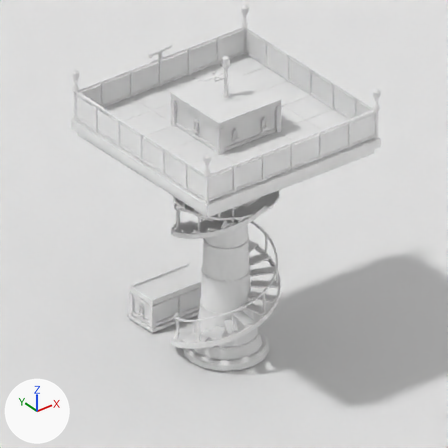
What one commit did to the Blender file src/DeepFrontier/Art/Source/ObservationDeck-ReferenceStudy.blend.
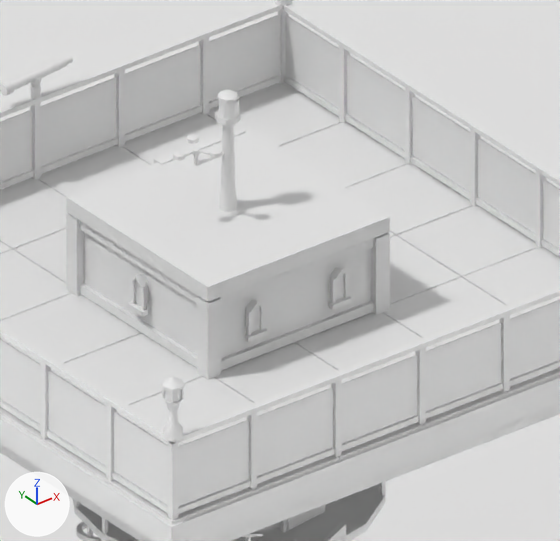
The first picture shows the older version from the file's camera 'Camera'. The close-ups show the older and then the newer version on the part from 33% to 76% of the width and 6% to 47% of the height of that picture. Only the edits that show in the close-ups are written down. The axes (+X, +Y, +Z) are drawn at lower left. The lights are the same throughout. Materials are left out; every surface is plain grey.

The first close-up shows 'ObservationDeck.Architecture', 'ObservationDeck.Telescope', 'Plane' and 2 more.
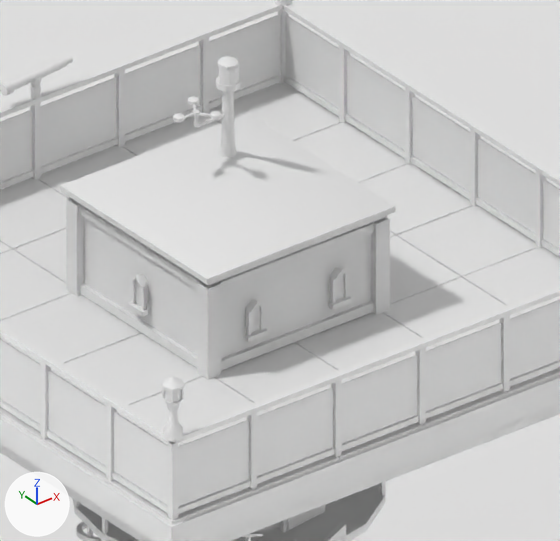
Pixel boxes [x1, y1, x2, y2] of what changed, in the close-ups (560 x 541 px; the box of a moved part takes in the faces that stretch with it):
part 1 of me_observationdeck_architecture, added
    after: [217, 56, 239, 70]
part 2 of me_observationdeck_architecture, moved or reshaped
    before: [196, 151, 224, 166]
    after: [196, 113, 225, 128]
part 3 of me_observationdeck_architecture, moved or reshaped
    before: [66, 90, 390, 380]
    after: [60, 69, 396, 380]

The change in detail:
me_observationdeck_architecture is used by ob_observationdeck_architecture; location (0.0, 0.0, 0.0).
me_observationdeck_architecture had 4651 vertices, 3055 faces and spanned x -6.05..0.05, y -6.05..0.2, z -0.03..9.27.
me_observationdeck_architecture now has 4924 vertices, 3263 faces and spans x -6.05..0.05, y -6.05..0.2, z -0.03..9.63.
me_observationdeck_architecture part 1: the loose piece of 17 vertices spanning x -3.1..-2.9, y -3.1..-2.9, z 9.17..9.27 is copied, and the copy is moved by (0.0, 0.0, 0.36); it spans x -3.1..-2.9, y -3.1..-2.9, z 9.53..9.63.
me_observationdeck_architecture part 2: the loose piece of 8 vertices spanning x -3.38..-3.0, y -3.02..-2.98, z 8.59..8.62 is moved by (0.0, 0.0, 0.41).
me_observationdeck_architecture part 3: 132 vertices moved from x -4.08..-1.92, y -4.08..-1.92, z 7.71..9.17 to x -4.12..-1.88, y -4.12..-1.88, z 7.87..9.53; 23 vertices removed from x -3.12..-2.9, y -3.1..-2.9, z 8.0..9.27; 15 vertices added at x -4.12..-1.88, y -4.12..-1.88, z 8.06..9.31.
Other edits to the shape of me_observationdeck_architecture do not show in these pictures.
